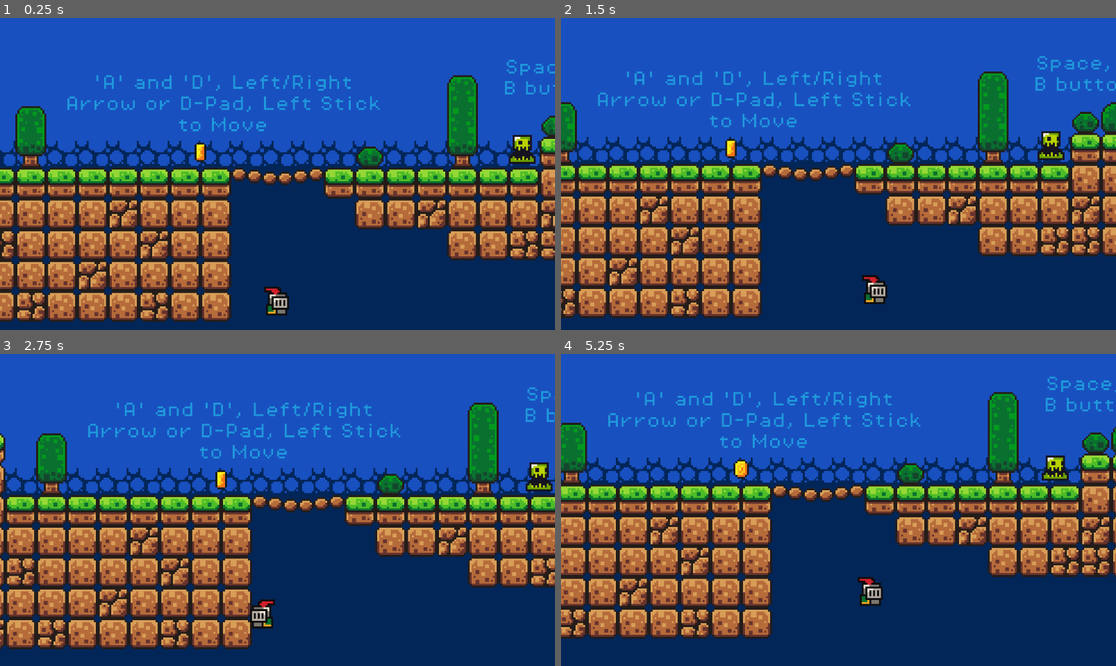
Above: before the commit, frames 1-4 (two rows, left to right).
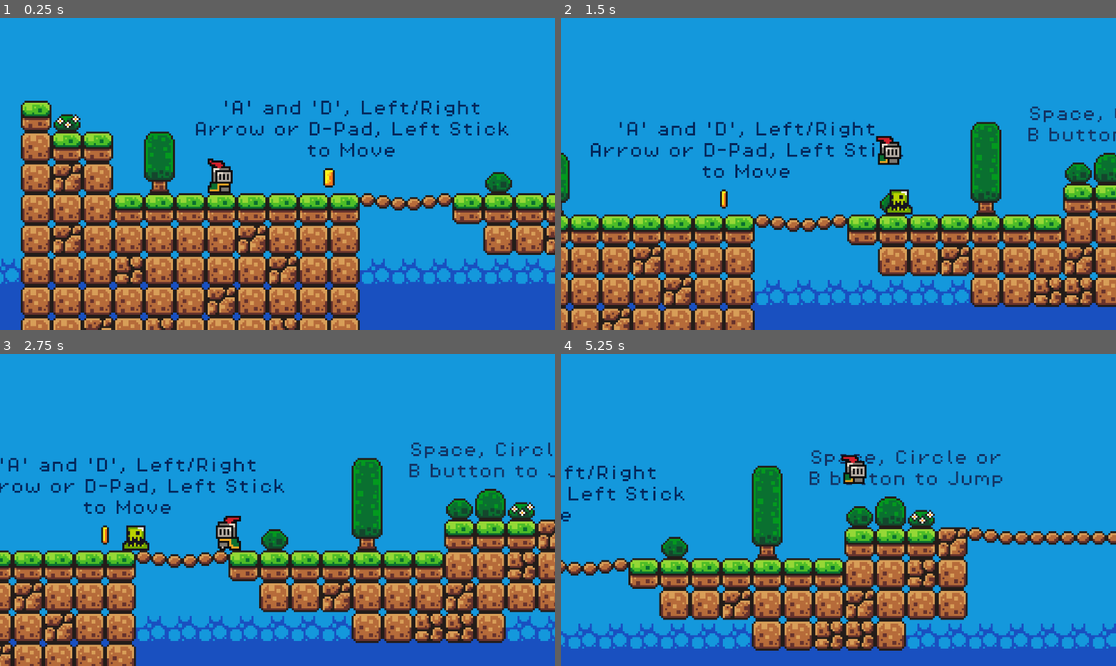
Above: after the commit, the same moments.

Repository: ewanc26/platformer-prototype
Game: Godot game, scene res://scenes/game.tscn
Two runs of this game, one before a commit and one after it. Both use one fixed random seed, a clock stepped at 60 frames per second and the inputs below.
Inputs:
- Up to frame 1 (0.25 s): no input
- Up to frame 2 (1.5 s): hold Right (move_right) from 0.53 s (still down); tap Space (jump) at 0.6, 0.77, 1.07, 1.35 s
- Up to frame 3 (2.75 s): tap Space (jump) at 1.52, 1.82, 2.1 s; release Right (move_right) at 2.03 s; hold Left (move_left) from 2.03 s (still down)
- Up to frame 4 (5.25 s): release Left (move_left) at 2.78 s; hold Right (move_right) 2.78-4.28 s; tap Space (jump) at 2.85, 3.02, 3.32, 3.6, 3.77, 4.07, 4.35, 4.52, 4.82, 5.1 s; hold Left (move_left) 4.28-5.03 s; hold Right (move_right) from 5.03 s (still down)

The runs differ from the first frame. In frame 1, 94% of the frame differs, in the area x 0-100%, y 0-100%; in frame 2, 96%; in frame 3, 96%; in frame 4, 97%.

Commit message:
Complete playable build

Diff:
--- /dev/null
+++ b/default_bus_layout.tres
@@ -0,0 +1,9 @@
+[gd_resource type="AudioBusLayout" format=3 uid="uid://dxy1v3ermalvo"]
+
+[resource]
+bus/1/name = &"SFX"
+bus/1/solo = false
+bus/1/mute = false
+bus/1/bypass_fx = false
+bus/1/volume_db = -1.51925
+bus/1/send = &"Master"
--- a/project.godot
+++ b/project.godot
@@ -14,6 +14,10 @@
 run/main_scene="res://scenes/game.tscn"
 config/features=PackedStringArray("4.3", "Forward Plus")
 config/icon="res://icon.svg"
+
+[autoload]
+
+Music="*res://scenes/music.tscn"
 
 [input]
 
@@ -43,3 +47,4 @@
 [rendering]
 
 textures/canvas_textures/default_texture_filter=0
+textures/vram_compression/import_etc2_astc=true
--- a/scenes/coin.tscn
+++ b/scenes/coin.tscn
@@ -1,7 +1,8 @@
-[gd_scene load_steps=17 format=3 uid="uid://x060vl68ptqp"]
+[gd_scene load_steps=21 format=3 uid="uid://x060vl68ptqp"]
 
 [ext_resource type="Texture2D" uid="uid://kojgcuhwt5p2" path="res://assets/sprites/coin.png" id="1_gmqku"]
 [ext_resource type="Script" path="res://scripts/coin.gd" id="1_johsc"]
+[ext_resource type="AudioStream" uid="uid://bwyxqo0dreuu4" path="res://assets/sounds/coin.wav" id="3_aw8rn"]
 
 [sub_resource type="AtlasTexture" id="AtlasTexture_h0l64"]
 atlas = ExtResource("1_gmqku")
@@ -98,6 +99,105 @@
 [sub_resource type="CircleShape2D" id="CircleShape2D_l5fko"]
 radius = 4.0
 
+[sub_resource type="Animation" id="Animation_juq0g"]
+length = 0.001
+tracks/0/type = "value"
+tracks/0/imported = false
+tracks/0/enabled = true
+tracks/0/path = NodePath("../AnimatedSprite2D:visible")
+tracks/0/interp = 1
+tracks/0/loop_wrap = true
+tracks/0/keys = {
+"times": PackedFloat32Array(0),
+"transitions": PackedFloat32Array(1),
+"update": 1,
+"values": [true]
+}
+tracks/1/type = "value"
+tracks/1/imported = false
+tracks/1/enabled = true
+tracks/1/path = NodePath("../CollisionShape2D:disabled")
+tracks/1/interp = 1
+tracks/1/loop_wrap = true
+tracks/1/keys = {
+"times": PackedFloat32Array(0),
+"transitions": PackedFloat32Array(1),
+"update": 1,
+"values": [false]
+}
+tracks/2/type = "value"
+tracks/2/imported = false
+tracks/2/enabled = true
+tracks/2/path = NodePath(".:playing")
+tracks/2/interp = 1
+tracks/2/loop_wrap = true
+tracks/2/keys = {
+"times": PackedFloat32Array(0),
+"transitions": PackedFloat32Array(1),
+"update": 1,
+"values": [false]
+}
+
+[sub_resource type="Animation" id="Animation_07rvk"]
+resource_name = "pickup"
+step = 1.0
+tracks/0/type = "value"
+tracks/0/imported = false
+tracks/0/enabled = true
+tracks/0/path = NodePath("../AnimatedSprite2D:visible")
+tracks/0/interp = 1
+tracks/0/loop_wrap = true
+tracks/0/keys = {
+"times": PackedFloat32Array(0),
+"transitions": PackedFloat32Array(1),
+"update": 1,
+"values": [false]
+}
+tracks/1/type = "value"
+tracks/1/imported = false
+tracks/1/enabled = true
+tracks/1/path = NodePath("../CollisionShape2D:disabled")
+tracks/1/interp = 1
+tracks/1/loop_wrap = true
+tracks/1/keys = {
+"times": PackedFloat32Array(0),
+"transitions": PackedFloat32Array(1),
+"update": 1,
+"values": [true]
+}
+tracks/2/type = "value"
+tracks/2/imported = false
+tracks/2/enabled = true
+tracks/2/path = NodePath(".:playing")
+tracks/2/interp = 1
+tracks/2/loop_wrap = true
+tracks/2/keys = {
+"times": PackedFloat32Array(0),
+"transitions": PackedFloat32Array(1),
+"update": 1,
+"values": [true]
+}
+tracks/3/type = "method"
+tracks/3/imported = false
+tracks/3/enabled = true
+tracks/3/path = NodePath("..")
+tracks/3/interp = 1
+tracks/3/loop_wrap = true
+tracks/3/keys = {
+"times": PackedFloat32Array(1),
+"transitions": PackedFloat32Array(1),
+"values": [{
+"args": [],
+"method": &"queue_free"
+}]
+}
+
+[sub_resource type="AnimationLibrary" id="AnimationLibrary_10jbs"]
+_data = {
+"RESET": SubResource("Animation_juq0g"),
+"pickup": SubResource("Animation_07rvk")
+}
+
 [node name="Coin" type="Area2D"]
 collision_mask = 2
 script = ExtResource("1_johsc")
@@ -109,4 +209,14 @@
 [node name="CollisionShape2D" type="CollisionShape2D" parent="."]
 shape = SubResource("CircleShape2D_l5fko")
 
+[node name="PickUpSound" type="AudioStreamPlayer2D" parent="."]
+stream = ExtResource("3_aw8rn")
+bus = &"SFX"
+
+[node name="AnimationPlayer" type="AnimationPlayer" parent="."]
+root_node = NodePath("../PickUpSound")
+libraries = {
+"": SubResource("AnimationLibrary_10jbs")
+}
+
 [connection signal="body_entered" from="." to="." method="_on_body_entered"]
--- a/scenes/game.tscn
+++ b/scenes/game.tscn
@@ -1,8 +1,10 @@
-[gd_scene load_steps=16 format=4 uid="uid://f2gut533w4lm"]
+[gd_scene load_steps=18 format=4 uid="uid://f2gut533w4lm"]
 
 [ext_resource type="PackedScene" uid="uid://0d01kw7sinax" path="res://scenes/player.tscn" id="1_354vr"]
 [ext_resource type="FontFile" uid="uid://dfwvpqyrvml1c" path="res://assets/fonts/PixelOperator8.ttf" id="1_dbcvk"]
+[ext_resource type="Script" path="res://scripts/game_manager.gd" id="1_wgb2x"]
 [ext_resource type="Texture2D" uid="uid://vwbb34h3v3m3" path="res://assets/sprites/world_tileset.png" id="2_8oxsv"]
+[ext_resource type="FontFile" uid="uid://gd2edrrs3dt" path="res://assets/fonts/PixelOperator8-Bold.ttf" id="2_52add"]
 [ext_resource type="PackedScene" uid="uid://3fa1x0l30mck" path="res://scenes/platform.tscn" id="2_xrml6"]
 [ext_resource type="PackedScene" uid="uid://fbqksbirm6e0" path="res://scenes/killzone.tscn" id="3_jwy1w"]
 [ext_resource type="PackedScene" uid="uid://x060vl68ptqp" path="res://scenes/coin.tscn" id="4_6ch12"]
@@ -221,48 +223,25 @@
 [node name="Game" type="Node2D"]
 position = Vector2(72, 48)
 
-[node name="Labels" type="Node" parent="."]
-
-[node name="Label" type="Label" parent="Labels"]
+[node name="GameManager" type="Node" parent="."]
+unique_name_in_owner = true
+script = ExtResource("1_wgb2x")
+
+[node name="Score Label" type="Label" parent="GameManager"]
 z_index = 1
-offset_left = 88.0
-offset_right = 256.0
-offset_bottom = 30.0
-theme_override_colors/font_color = Color(0.121569, 0.596078, 0.862745, 1)
-theme_override_fonts/font = ExtResource("1_dbcvk")
+offset_left = 466.0
+offset_top = -202.0
+offset_right = 554.0
+offset_bottom = -183.0
+theme_override_colors/font_color = Color(0.0862745, 0.207843, 0.396078, 1)
+theme_override_fonts/font = ExtResource("2_52add")
 theme_override_font_sizes/font_size = 8
-text = "'A' and 'D', Left/Right Arrow or D-Pad, Left Stick to Move"
+text = "Placeholder Text"
 horizontal_alignment = 1
 autowrap_mode = 3
 
-[node name="Label2" type="Label" parent="Labels"]
-z_index = 1
-offset_left = 312.0
-offset_top = -8.0
-offset_right = 424.0
-offset_bottom = 11.0
-theme_override_colors/font_color = Color(0.121569, 0.596078, 0.862745, 1)
-theme_override_fonts/font = ExtResource("1_dbcvk")
-theme_override_font_sizes/font_size = 8
-text = "Space, Circle or B button to Jump"
-horizontal_alignment = 1
-autowrap_mode = 3
-
-[node name="Label3" type="Label" parent="Labels"]
-z_index = 1
-offset_left = 912.0
-offset_top = -8.0
-offset_right = 1000.0
-offset_bottom = 11.0
-theme_override_colors/font_color = Color(0.121569, 0.596078, 0.862745, 1)
-theme_override_fonts/font = ExtResource("1_dbcvk")
-theme_override_font_sizes/font_size = 8
-text = "Falls will kill you"
-horizontal_alignment = 1
-autowrap_mode = 3
-
 [node name="Player" parent="." instance=ExtResource("1_354vr")]
-position = Vector2(128, 48)
+position = Vector2(32, 0)
 
 [node name="Camera2D" type="Camera2D" parent="Player"]
 offset = Vector2(0, 20)
@@ -276,7 +255,6 @@
 [node name="Map" type="Node" parent="."]
 
 [node name="Background" type="TileMapLayer" parent="Map"]
-position = Vector2(9, -128)
 tile_map_data = PackedByteArray("AAAAAAoAAAAAAA4AAAAAAAsAAAAAAA8AAAAAAAwAAAAAAA8AAAAAAA0AAAAAAA8AAAAAAA4AAAAAAA8AAAAAAA …(105872 unchanged characters)…
 tile_set = SubResource("TileSet_wfio0")
 
@@ -297,6 +275,7 @@
 autoplay = "move"
 
 [node name="Platform2" parent="Platforms" instance=ExtResource("2_xrml6")]
+z_index = 3
 position = Vector2(977, -91)
 
 [node name="AnimationPlayer" type="AnimationPlayer" parent="Platforms/Platform2"]
@@ -332,10 +311,50 @@
 [node name="Enemies" type="Node" parent="."]
 
 [node name="Green Slime" parent="Enemies" instance=ExtResource("6_48eqy")]
-position = Vector2(312, 40)
+position = Vector2(315, 42)
 
 [node name="Green Slime2" parent="Enemies" instance=ExtResource("6_48eqy")]
-position = Vector2(568, -152)
+position = Vector2(600, -118)
+
+[node name="Labels" type="Node" parent="."]
+
+[node name="Label" type="Label" parent="Labels"]
+z_index = 2
+offset_left = 88.0
+offset_right = 256.0
+offset_bottom = 30.0
+theme_override_colors/font_color = Color(0.0156863, 0.14902, 0.34902, 1)
+theme_override_fonts/font = ExtResource("1_dbcvk")
+theme_override_font_sizes/font_size = 8
+text = "'A' and 'D', Left/Right Arrow or D-Pad, Left Stick to Move"
+horizontal_alignment = 1
+autowrap_mode = 3
+
+[node name="Label2" type="Label" parent="Labels"]
+z_index = 2
+offset_left = 312.0
+offset_top = -8.0
+offset_right = 424.0
+offset_bottom = 11.0
+theme_override_colors/font_color = Color(0.0705882, 0.2, 0.388235, 1)
+theme_override_fonts/font = ExtResource("1_dbcvk")
+theme_override_font_sizes/font_size = 8
+text = "Space, Circle or B button to Jump"
+horizontal_alignment = 1
+autowrap_mode = 3
+
+[node name="Label3" type="Label" parent="Labels"]
+z_index = 2
+offset_left = 895.0
+offset_top = -13.0
+offset_right = 983.0
+offset_bottom = 6.0
+theme_override_colors/font_color = Color(0.0156863, 0.14902, 0.34902, 1)
+theme_override_fonts/font = ExtResource("1_dbcvk")
+theme_override_font_sizes/font_size = 8
+text = "Falls will kill you"
+horizontal_alignment = 1
+autowrap_mode = 3
 
 [node name="Coins" type="Node" parent="."]
 
--- a/scenes/killzone.tscn
+++ b/scenes/killzone.tscn
@@ -7,7 +7,7 @@
 script = ExtResource("1_udqs5")
 
 [node name="Timer" type="Timer" parent="."]
-wait_time = 0.5
+wait_time = 1.5
 one_shot = true
 
 [connection signal="body_entered" from="." to="." method="_on_body_entered"]
--- /dev/null
+++ b/scenes/music.tscn
@@ -0,0 +1,9 @@
+[gd_scene load_steps=2 format=3 uid="uid://c3mi23bmcesa7"]
+
+[ext_resource type="AudioStream" uid="uid://b3nrh2vqdjcjl" path="res://assets/music/time_for_adventure.mp3" id="1_kj0rv"]
+
+[node name="Music" type="AudioStreamPlayer2D"]
+position = Vector2(-72, -48)
+stream = ExtResource("1_kj0rv")
+autoplay = true
+bus = &"Music"
--- a/scenes/player.tscn
+++ b/scenes/player.tscn
@@ -1,7 +1,9 @@
-[gd_scene load_steps=42 format=3 uid="uid://0d01kw7sinax"]
+[gd_scene load_steps=44 format=3 uid="uid://0d01kw7sinax"]
 
 [ext_resource type="Script" path="res://scripts/player.gd" id="1_08jfw"]
 [ext_resource type="Texture2D" uid="uid://bitapq0wyys2v" path="res://assets/sprites/knight.png" id="1_cqqkx"]
+[ext_resource type="AudioStream" uid="uid://dpdc774ql2i74" path="res://assets/sounds/jump.wav" id="3_octbj"]
+[ext_resource type="AudioStream" uid="uid://b28tl5eogpmb" path="res://assets/sounds/hurt.wav" id="4_3t5in"]
 
 [sub_resource type="AtlasTexture" id="AtlasTexture_fm4mm"]
 atlas = ExtResource("1_cqqkx")
@@ -312,3 +314,11 @@
 [node name="CollisionShape2D" type="CollisionShape2D" parent="."]
 position = Vector2(0, -5)
 shape = SubResource("CircleShape2D_3fvla")
+
+[node name="JumpSound" type="AudioStreamPlayer2D" parent="."]
+stream = ExtResource("3_octbj")
+bus = &"SFX"
+
+[node name="HurtSound" type="AudioStreamPlayer2D" parent="."]
+stream = ExtResource("4_3t5in")
+bus = &"SFX"
--- a/scripts/coin.gd
+++ b/scripts/coin.gd
@@ -1,5 +1,8 @@
 extends Area2D
 
+@onready var game_manager: Node = %GameManager
+@onready var animation_player: AnimationPlayer = $AnimationPlayer
+
 func _on_body_entered(body: Node2D) -> void:
-	print("+1 Coin!")
-	queue_free()
+	game_manager.add_point()
+	animation_player.play("pickup")
--- /dev/null
+++ b/scripts/game_manager.gd
@@ -0,0 +1,13 @@
+extends Node
+
+var score = 0
+@onready var score_label: Label = $"Score Label"
+
+func add_point():
+	score += 1
+	print(score)
+
+	if score == 1:
+		score_label.text = "You collected " + str(score) + " coin!"
+	elif (score > 1) or (score == 0):
+		score_label.text = "You collected " + str(score) + " coins!"
--- a/scripts/killzone.gd
+++ b/scripts/killzone.gd
@@ -2,12 +2,25 @@
 
 @onready var timer: Timer = $Timer
 
+# Detect when the player enters the killzone.
 func _on_body_entered(body: Node2D) -> void:
-	Engine.time_scale = 0.5
-	body.get_node("CollisionShape2D").queue_free()
-	timer.start()
+	# Ensure that the body is the player.
+	if body.name == "Player":  # Make sure to use the correct player node name
+		Engine.time_scale = 0.25  # Slow down time for dramatic effect
 
+		# Free the player's collision shape to prevent further collisions.
+		var collision_shape = body.get_node("CollisionShape2D")
+		if collision_shape:
+			collision_shape.queue_free()
 
+		# Play the player's death animation.
+		var sprite = body.get_node("AnimatedSprite2D")
+		sprite.play("death")
+
+		# Start the timer to reload the scene after the death animation.
+		timer.start()
+
+# Reset the time scale and reload the scene when the timer finishes.
 func _on_timer_timeout() -> void:
-	Engine.time_scale = 1
-	get_tree().reload_current_scene()
+	Engine.time_scale = 1  # Restore the normal time scale
+	get_tree().reload_current_scene()  # Reload the current scene
--- a/scripts/player.gd
+++ b/scripts/player.gd
@@ -3,6 +3,10 @@
 const SPEED = 150.0
 const JUMP_VELOCITY = -250.0
 
+@onready var jump_sound: AudioStreamPlayer2D = $JumpSound
+@onready var hurt_sound: AudioStreamPlayer2D = $HurtSound
+
+var is_dead = false  # Track whether the player is dead
 @onready var animated_sprite: AnimatedSprite2D = $AnimatedSprite2D
 
 func _physics_process(delta: float) -> void:
@@ -13,6 +17,7 @@
 	# Handle jump.
 	if Input.is_action_just_pressed("jump") and is_on_floor():
 		velocity.y = JUMP_VELOCITY
+		jump_sound.play()
 
 	# Get input direction and handle movement.
 	var direction := Input.get_axis("move_left", "move_right")
@@ -20,6 +25,10 @@
 		velocity.x = direction * SPEED
 	else:
 		velocity.x = move_toward(velocity.x, 0, SPEED)
+
+	if is_dead:
+		# If the player is dead, do not change the animation.
+		return
 
 	# Handle animations.
 	if is_on_floor():
Not shown, changed: assets/music/time_for_adventure.mp3.import
Not shown, changed: export_presets.cfg
